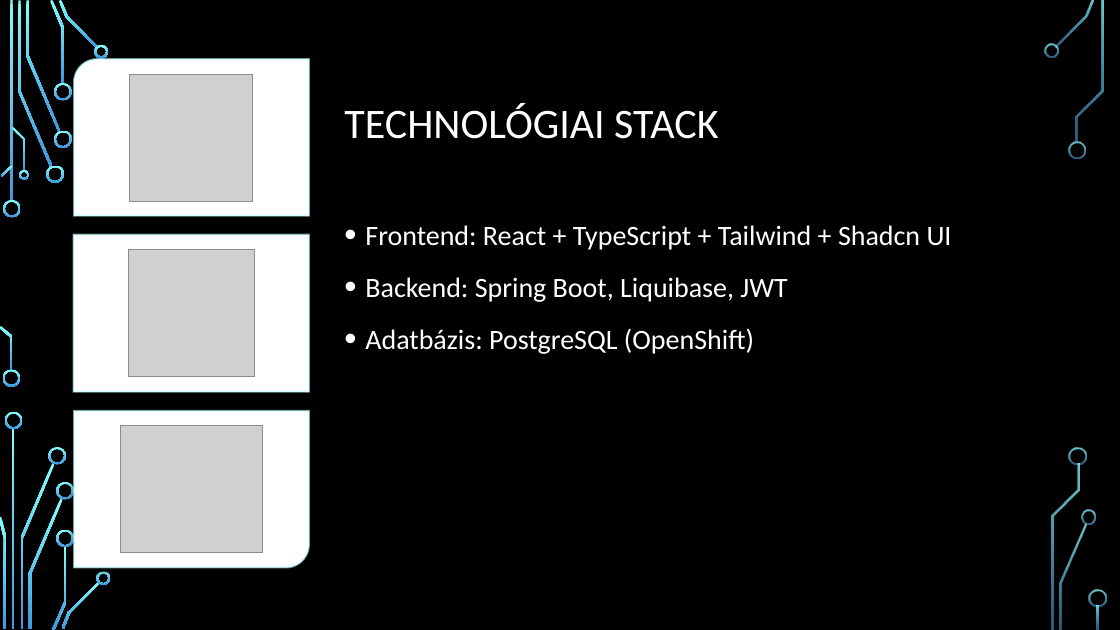
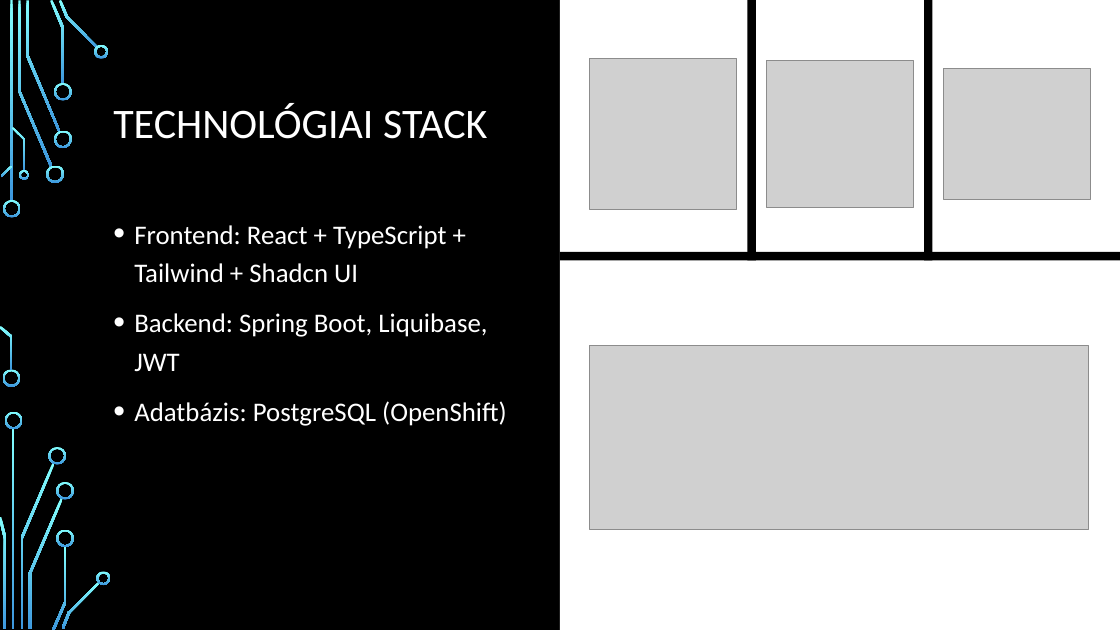
Before and after one commit to domonkoskovacs/photo_app_paas, a slide deck: slide 4 of Web app paas környezetben.pptx. Drawn at 1120x630 pixels with LibreOffice and Linux fonts; fonts in the diff are those of the drawing; grey boxes stand for pictures; background and template pictures are left out. Boxes give left, top, right and bottom in pixels: in the first picture for what was removed or moved away, otherwise in the second. Text is boxed around its words. In the diff, an @@ line names an element or a change of style, - is before the commit and + after.

Commit message:
finish ppt

```diff
--- a/Web app paas környezetben.pptx
+++ b/Web app paas környezetben.pptx
@@ rectangle added at (560,0,1120,630), fill #FFFFFF @@
@@ rectangle added at (748,0,756,260), fill #000000 @@
@@ rectangle added at (924,0,933,260), fill #000000 @@
@@ round rect removed at (74,59,309,216) @@
@@ title "TECHNOLÓGIAI STACK": place and size @@
-title "TECHNOLÓGIAI STACK" at (344,103,718,139)
+title "TECHNOLÓGIAI STACK" at (113,103,487,139)
@@ picture: place and size @@
-picture at (129,74,252,201)
+picture at (590,58,737,209)
@@ picture: place and size @@
-picture at (129,250,255,376)
+picture at (767,60,914,208)
@@ picture: place and size @@
-picture at (120,426,263,553)
+picture at (944,68,1091,199)
@@ text "Frontend: React + TypeScript + ...": place and size @@
-text "Frontend: React + TypeScript + ..." at (365,225,952,354)
+text "Frontend: React + TypeScript + ..." at (134,225,507,426)
@@ text "Frontend: React + TypeScript + ..." at (134,225,507,426): size 24 to 23 pt @@
@@ round diag rect removed at (73,234,309,392) @@
@@ rectangle added at (560,252,1120,260), fill #000000 @@
@@ picture added at (590,346,1089,529) @@
@@ round rect removed at (74,411,309,568) @@
@@ group removed at (1044,44,1107,607): 5 freeform shapes @@
```
Also in this commit, not shown: 1 other slide changed.
